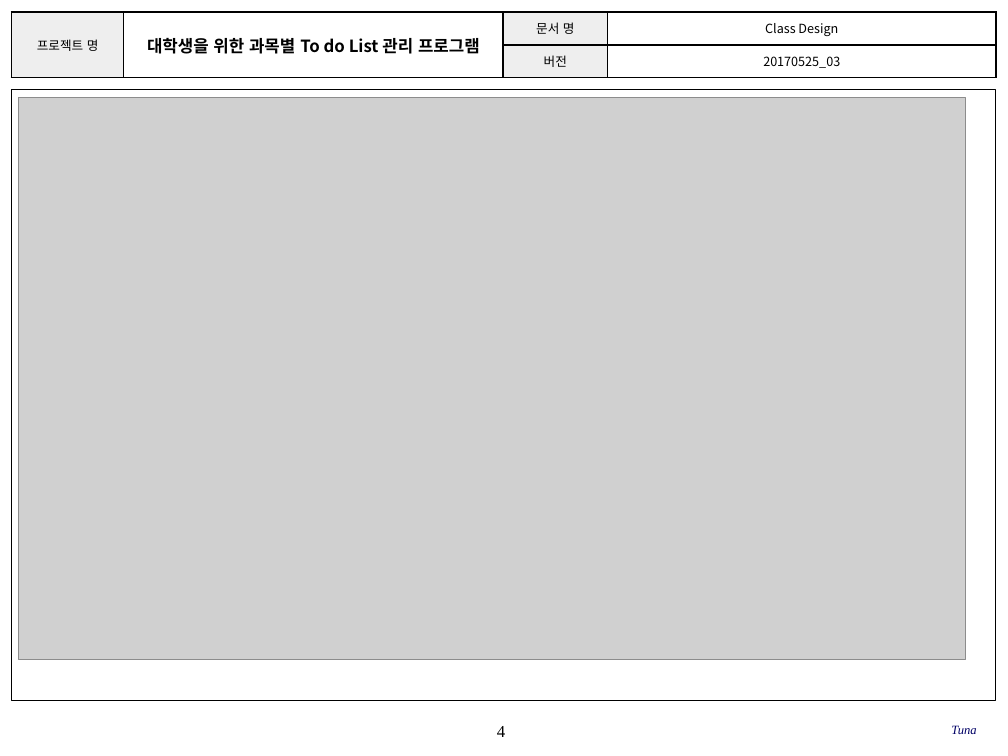
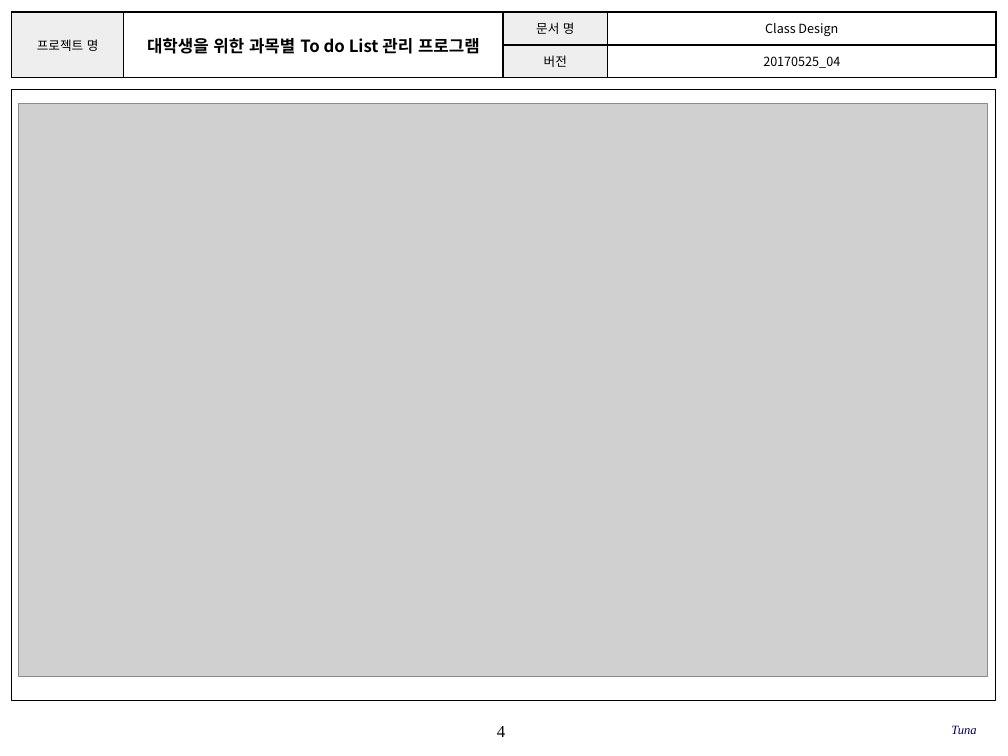
Before and after one commit to SE-admin/SE2017_4_tuna, a slide deck: slide 4 of doc/3_ 설계서/Class Design.pptx. Drawn at 1008x756 pixels with LibreOffice and Linux fonts; fonts in the diff are those of the drawing; grey boxes stand for pictures; background and template pictures are left out. Boxes give left, top, right and bottom in pixels: in the first picture for what was removed or moved away, otherwise in the second. Text is boxed around its words. In the diff, an @@ line names an element or a change of style, - is before the commit and + after.

```diff
--- a/doc/3_ 설계서/Class Design.pptx
+++ b/doc/3_ 설계서/Class Design.pptx
@@ table at [11, 12, 996, 78] @@
-row 2, column 4: 20170525_03
+row 2, column 4: 20170525_04
@@ picture: place and size @@
-picture at [18, 98, 965, 660]
+picture at [18, 103, 987, 675]
```
Also in this commit, not shown: 7 other slides changed.
